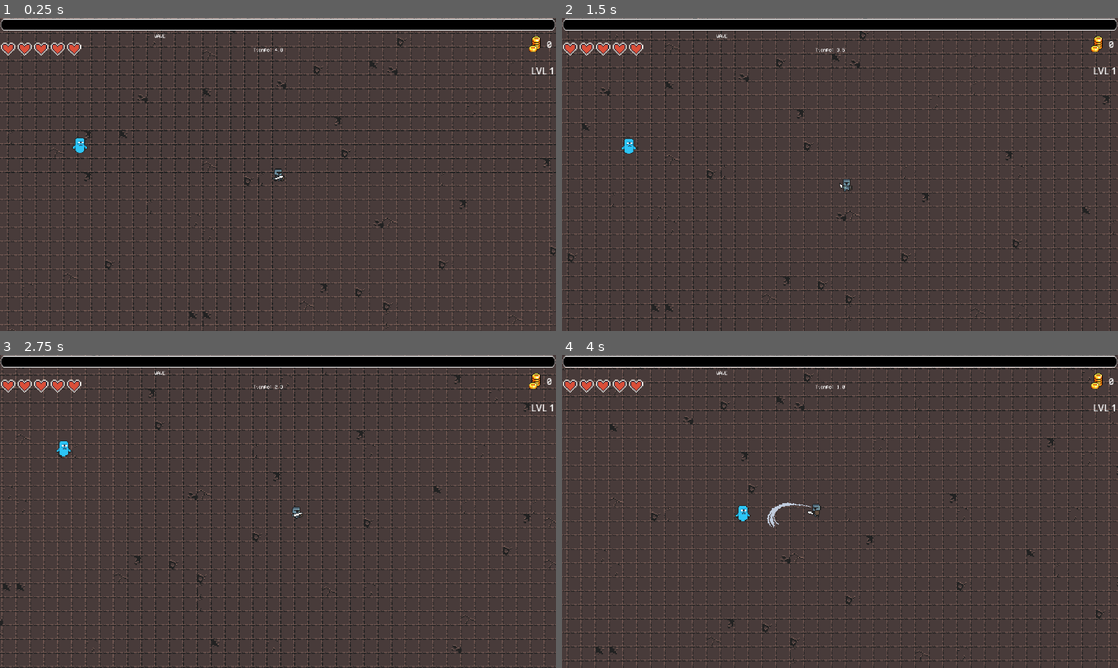
Above: before the commit, frames 1-4 (two rows, left to right).
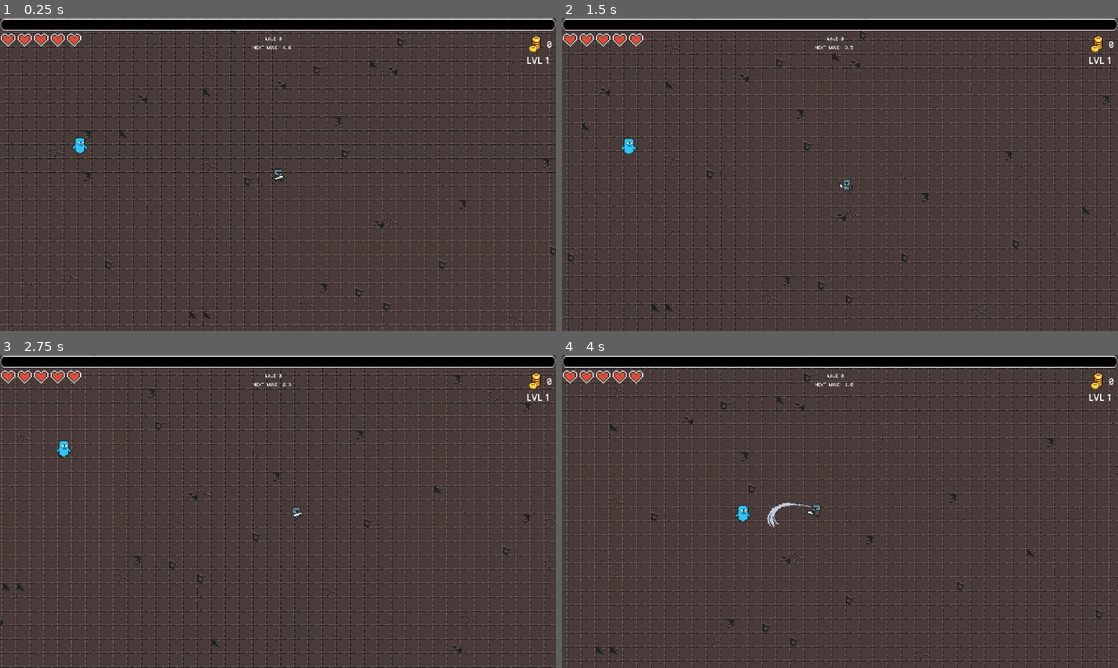
Above: after the commit, the same moments.

Repository: ErikpvDev/Proyecto-intermodular
Game: Godot game, scene res://Scenes/Game/game.tscn
Two runs of this game, one before a commit and one after it. Both use one fixed random seed, a clock stepped at 60 frames per second and the inputs below. The engine's default icon, where the game draws it, is replaced by a stand-in: a white triangle on a blue panel in a dark square.
Inputs:
- Up to frame 1 (0.25 s): no input
- Up to frame 2 (1.5 s): hold D (right) 0.53-1.28 s; tap Shift (dash) at 0.6, 1.35 s; hold S (down) from 1.28 s (still down)
- Up to frame 3 (2.75 s): release S (down) at 2.03 s; hold D (right) from 2.03 s (still down); tap Shift (dash) at 2.1 s
- Up to frame 4 (4 s): release D (right) at 2.78 s; hold W (up) 2.78-3.53 s; tap Shift (dash) at 2.85, 3.6 s; hold A (left) from 3.53 s (still down)

The runs differ from the first frame. In frame 1, 0.9% of the frame differs, in the area x 0-100%, y 4-18%; in frame 2, 0.9%; in frame 3, 0.9%; in frame 4, 0.9%.

Commit message:
Diseño
He reorganizado la distribución de la ui

Diff:
--- a/Scenes/Enemies/enemigo.gd
+++ b/Scenes/Enemies/enemigo.gd
@@ -9,17 +9,13 @@
 var exp_value=25
 var elite
 
-
-
 func _ready() -> void:
 	if elite:
 		$AnimatedSprite2D.play("elite_walking")
 	else:
 		$AnimatedSprite2D.play("walking")
-
 	health.max_health = 10
 	health.health=health.max_health
-
 
 func animation():
 
--- a/Scenes/Gold/Gold.tscn
+++ b/Scenes/Gold/Gold.tscn
@@ -3,7 +3,7 @@
 [ext_resource type="Texture2D" uid="uid://d110iwm8csggt" path="res://assets/sprites/Objetcs/Gold/Gold.png" id="1_rg8kl"]
 [ext_resource type="FontFile" uid="uid://dvxv26iy0kmh0" path="res://assets/fonts/VCR_OSD_MONO_1.001.ttf" id="2_00ggv"]
 
-[node name="CanvasLayer" type="CanvasLayer"]
+[node name="gold" type="CanvasLayer"]
 
 [node name="HBoxContainer" type="HBoxContainer" parent="."]
 anchors_preset = 1
--- a/Scenes/Hearts/health_bar.tscn
+++ b/Scenes/Hearts/health_bar.tscn
@@ -3,8 +3,7 @@
 [node name="health_bar" type="CanvasLayer"]
 
 [node name="HBoxContainer" type="HBoxContainer" parent="."]
-offset_top = 31.0
 offset_right = 144.0
-offset_bottom = 79.0
+offset_bottom = 48.0
 scale = Vector2(1.5, 1.5)
 size_flags_stretch_ratio = 4.3
--- a/Scenes/Spawn/spawn.gd
+++ b/Scenes/Spawn/spawn.gd
@@ -57,7 +57,7 @@
 	if between_waves_screen_timer:
 		if time > 0:
 			time -= delta
-			wave_timer.text = "Tiempo: %.1f" % time
+			wave_timer.text = "NEXT WAVE: %.1f" % time
 			wave_timer.visible=true
 		else:
 			time=between_waves
--- a/Scenes/UI/Exp/exp.tscn
+++ b/Scenes/UI/Exp/exp.tscn
@@ -23,10 +23,10 @@
 anchors_preset = 1
 anchor_left = 1.0
 anchor_right = 1.0
-offset_left = -86.0
-offset_top = 159.0
-offset_right = -43.943604
-offset_bottom = 182.0
+offset_left = -102.0
+offset_top = 122.0
+offset_right = -59.943604
+offset_bottom = 145.0
 grow_horizontal = 0
 scale = Vector2(2, 2)
 text = "LVL"
--- a/Scenes/Wave/wave.tscn
+++ b/Scenes/Wave/wave.tscn
@@ -1,9 +1,16 @@
-[gd_scene load_steps=4 format=3 uid="uid://cewa4t80pl5nn"]
+[gd_scene load_steps=5 format=3 uid="uid://cewa4t80pl5nn"]
 
 [ext_resource type="FontFile" uid="uid://dvxv26iy0kmh0" path="res://assets/fonts/VCR_OSD_MONO_1.001.ttf" id="1_lk52v"]
 
 [sub_resource type="LabelSettings" id="LabelSettings_wdxql"]
 font = ExtResource("1_lk52v")
+
+[sub_resource type="FontFile" id="FontFile_lk52v"]
+cache/0/16/0/ascent = 0.0
+cache/0/16/0/descent = 0.0
+cache/0/16/0/underline_position = 0.0
+cache/0/16/0/underline_thickness = 0.0
+cache/0/16/0/scale = 1.0
 
 [sub_resource type="LabelSettings" id="LabelSettings_0tvgk"]
 font = ExtResource("1_lk52v")
@@ -11,18 +18,20 @@
 [node name="Wave" type="CanvasLayer"]
 
 [node name="Label" type="Label" parent="."]
-offset_left = 533.0
-offset_top = 54.0
-offset_right = 576.0
-offset_bottom = 79.0
-text = "WAVE"
+offset_left = 916.0
+offset_top = 64.0
+offset_right = 973.0
+offset_bottom = 89.0
+text = "WAVE 0"
 label_settings = SubResource("LabelSettings_wdxql")
 
 [node name="Wave_timer" type="Label" parent="."]
 offset_left = 874.0
-offset_top = 102.0
-offset_right = 930.0
-offset_bottom = 125.0
+offset_top = 94.0
+offset_right = 959.0
+offset_bottom = 117.0
 size_flags_horizontal = 4
-text = "Prueba"
+theme_override_fonts/font = SubResource("FontFile_lk52v")
+theme_override_font_sizes/font_size = 200
+text = "NEXT WAVE"
 label_settings = SubResource("LabelSettings_0tvgk")
